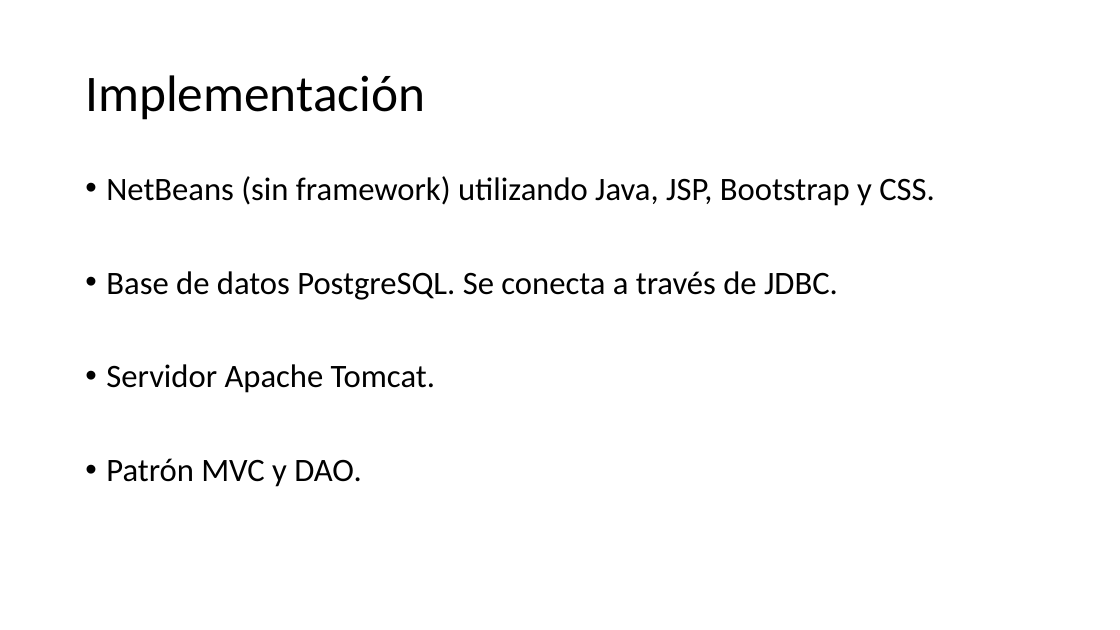
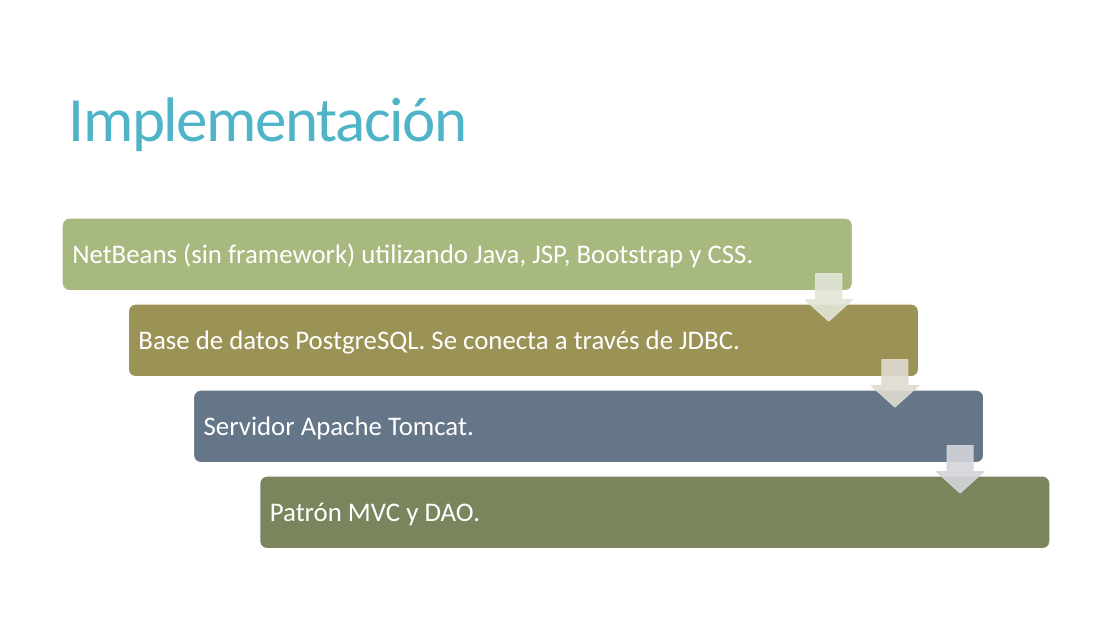
Before and after one commit to javi040898/TFG, a slide deck: slide 4 of Presentacion.pptx (slide 5 before the commit). Drawn at 1120x630 pixels with LibreOffice and Linux fonts; fonts in the diff are those of the drawing. Boxes give left, top, right and bottom in pixels: in the first picture for what was removed or moved away, otherwise in the second. Text is boxed around its words. In the diff, an @@ line names an element or a change of style, - is before the commit and + after.

```diff
--- a/Presentacion.pptx
+++ b/Presentacion.pptx
@@ title "Implementación": place and size @@
-title "Implementación" at bbox=[85, 75, 425, 120]
+title "Implementación" at bbox=[69, 97, 468, 151]
@@ title "Implementación" at bbox=[69, 97, 468, 151]: size 44 to 54 pt, text colour #000000 to #50B4C8, letter spacing 0 to -1.2 pt; line spacing 0.9 to 0.85 @@
@@ text removed at bbox=[106, 176, 935, 487] @@
-• NetBeans (sin framework) utilizando Java, JSP, Bootstrap y CSS.
-• Base de datos PostgreSQL. Se conecta a través de JDBC.
-• Servidor Apache Tomcat.
-• Patrón MVC y DAO.
@@ group added at bbox=[62, 218, 1050, 549]: 4 rounded rectangles, 4 texts, 3 down arrows @@
+NetBeans (sin framework) utilizando Java, JSP, Bootstrap y CSS.
+Base de datos PostgreSQL. Se conecta a través de JDBC.
+Servidor Apache Tomcat.
+Patrón MVC y DAO.
```
Also in this commit, not shown: 5 other slides changed, 2 slides added, 22 other files.
